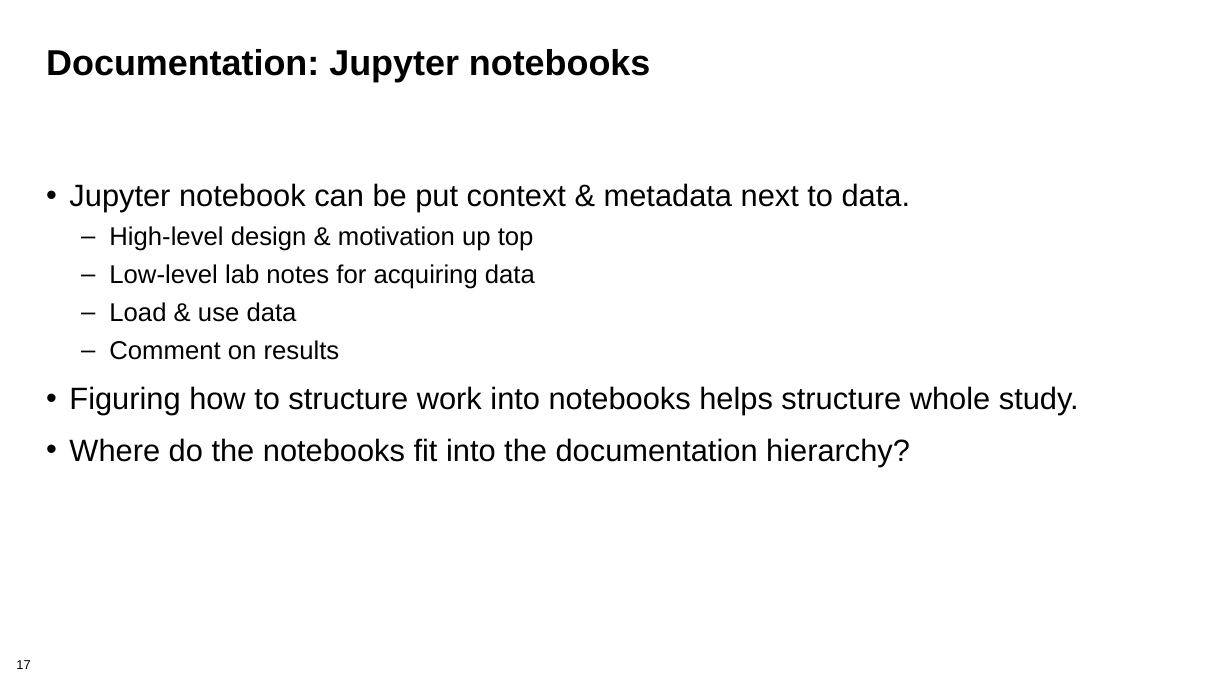
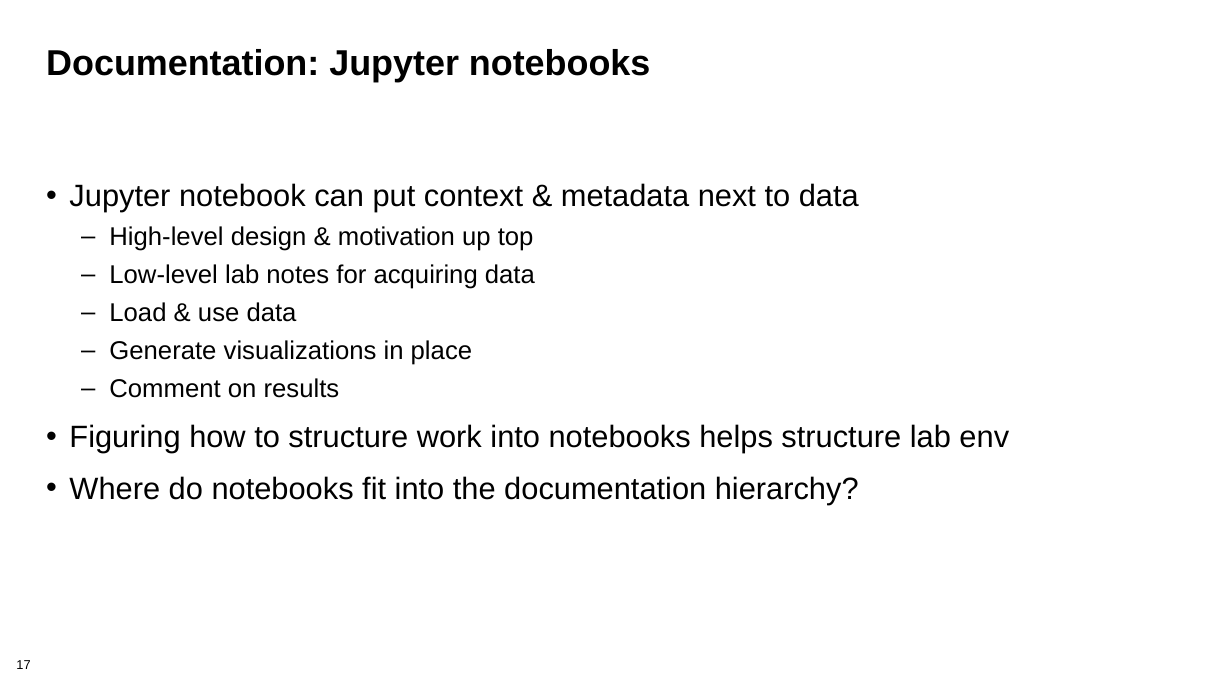
Before and after one commit to bssw-tutorial/presentations, a slide deck: slide 17 of computational-expts.pptx. Drawn at 1232x693 pixels with LibreOffice and Linux fonts; fonts in the diff are those of the drawing; background and template pictures are left out. Boxes give left, top, right and bottom in pixels: in the first picture for what was removed or moved away, otherwise in the second. Text is boxed around its words. In the diff, an @@ line names an element or a change of style, - is before the commit and + after.

```diff
--- a/computational-expts.pptx
+++ b/computational-expts.pptx
@@ text at (69, 183, 859, 212): text changed @@
-• Jupyter notebook can be put context & metadata next to data.
+• Jupyter notebook can put context & metadata next to data
@@ text at (109, 340, 472, 365): paragraph added @@
+  – Generate visualizations in place
@@ text at (69, 424, 1009, 504): text changed @@
-• Figuring how to structure work into notebooks helps structure whole study.
-• Where do the notebooks fit into the documentation hierarchy?
+• Figuring how to structure work into notebooks helps structure lab env
+• Where do notebooks fit into the documentation hierarchy?
```
Also in this commit, not shown: 10 other slides changed.
